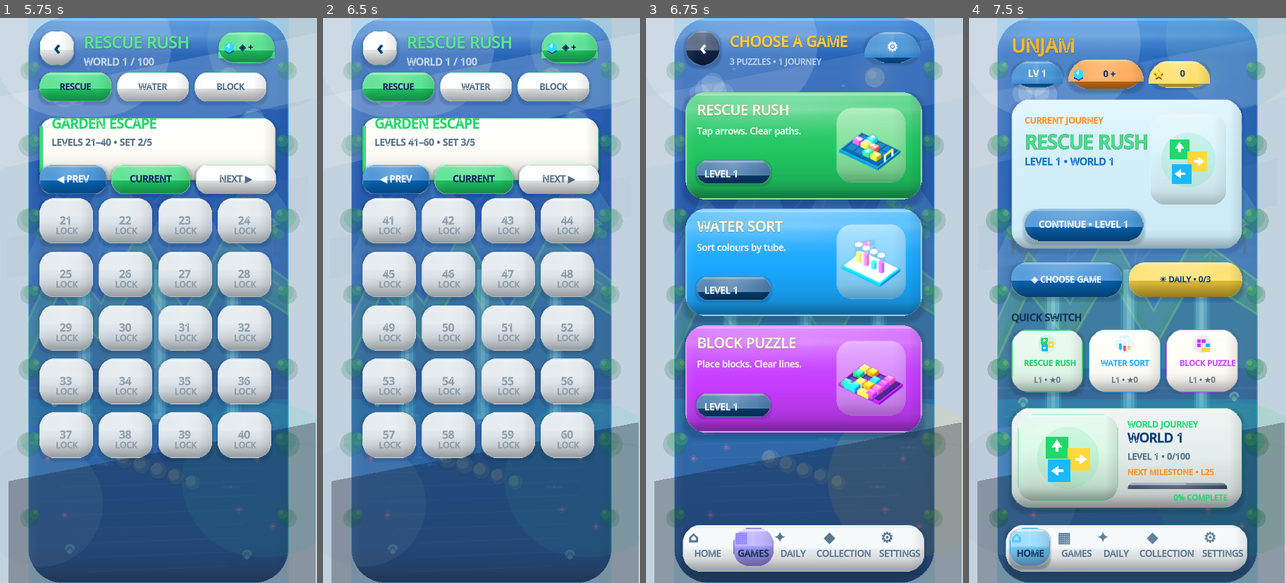
Above: before the commit, frames 1-4 (left to right).
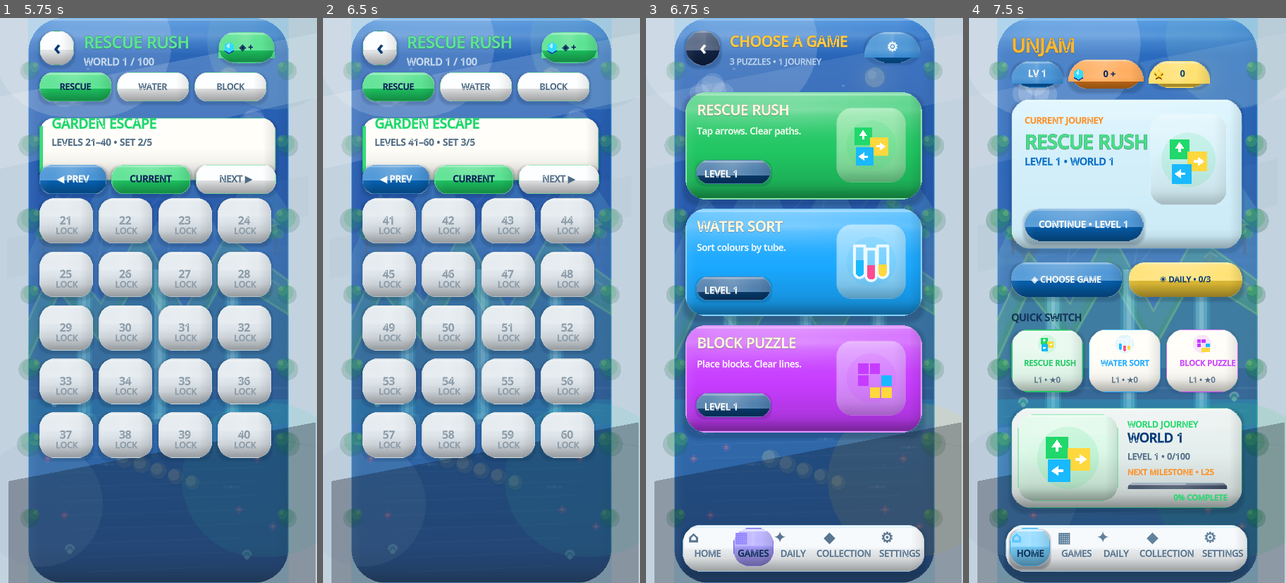
Above: after the commit, the same moments.

Repository: eghosa001/unjam
Game: Godot game, scene res://scenes/Main.tscn
Two runs of this game, one before a commit and one after it. Both use one fixed random seed, a clock stepped at 60 frames per second and the inputs below.
Inputs:
- Up to frame 1 (5.75 s): click "CONTINUE • LEVEL 1" at 0.5 s; click "PLAY NOW" at 1.25 s; click "↻ RESTART" at 2 s; click "↻ RESTART" at 2.75 s; click "↻ RESTART" at 3.5 s; click "←" at 4.25 s; click "NEXT ▶" at 5 s
- Up to frame 2 (6.5 s): click "NEXT ▶" at 5.75 s
- Up to frame 3 (6.75 s): click "‹" at 6.5 s
- Up to frame 4 (7.5 s): click "‹" at 7.25 s

Frames 1-2 are identical in both runs. In frame 3, 2.4% of the frame differs, in the area x 60-82%, y 19-69%; in frame 4, nothing differs.

Commit message:
Use flat game marks in Choose Game

Diff:
--- a/scripts/ui/premium_live_hub_3d.gd
+++ b/scripts/ui/premium_live_hub_3d.gd
@@ -1,7 +1,7 @@
 extends "res://scripts/ui/premium_live_hub.gd"
 
 const RefCanvas = preload("res://scripts/ui/figma_reference_canvas.gd")
-const GAME_ART_SCRIPT = preload("res://scripts/ui/unjam_3d_game_art.gd")
+const FLAT_GAME_LOGO_SCRIPT = preload("res://scripts/ui/unjam_flat_game_logo.gd")
 
 const BG_TOP := Color("#dcebe8")
 const BG_MID := Color("#d4e3e8")
@@ -165,11 +165,11 @@
 	RefCanvas.set_rect(stage, 243, origin_y, 104, 112)
 	stage.mouse_filter = Control.MOUSE_FILTER_IGNORE
 	canvas.add_child(stage)
-	var art := GAME_ART_SCRIPT.new()
-	art.name = "SelectorGameArt3D_%s" % game_id
-	art.configure(game_id, true)
-	RefCanvas.set_rect(art, 243, origin_y, 104, 112)
-	canvas.add_child(art)
+	var mark := FLAT_GAME_LOGO_SCRIPT.new()
+	mark.name = "SelectorFlatGameLogo_%s" % game_id
+	mark.configure(game_id)
+	RefCanvas.set_rect(mark, 252, origin_y + 9, 86, 94)
+	canvas.add_child(mark)
 
 func _add_bottom_nav(canvas: Control) -> void:
 	var shell := PanelContainer.new()
